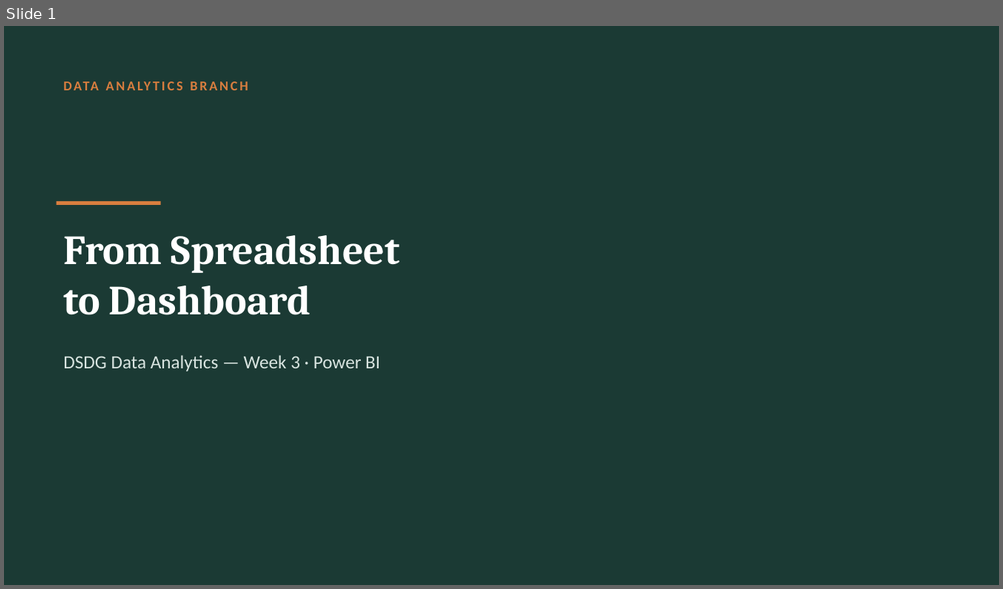
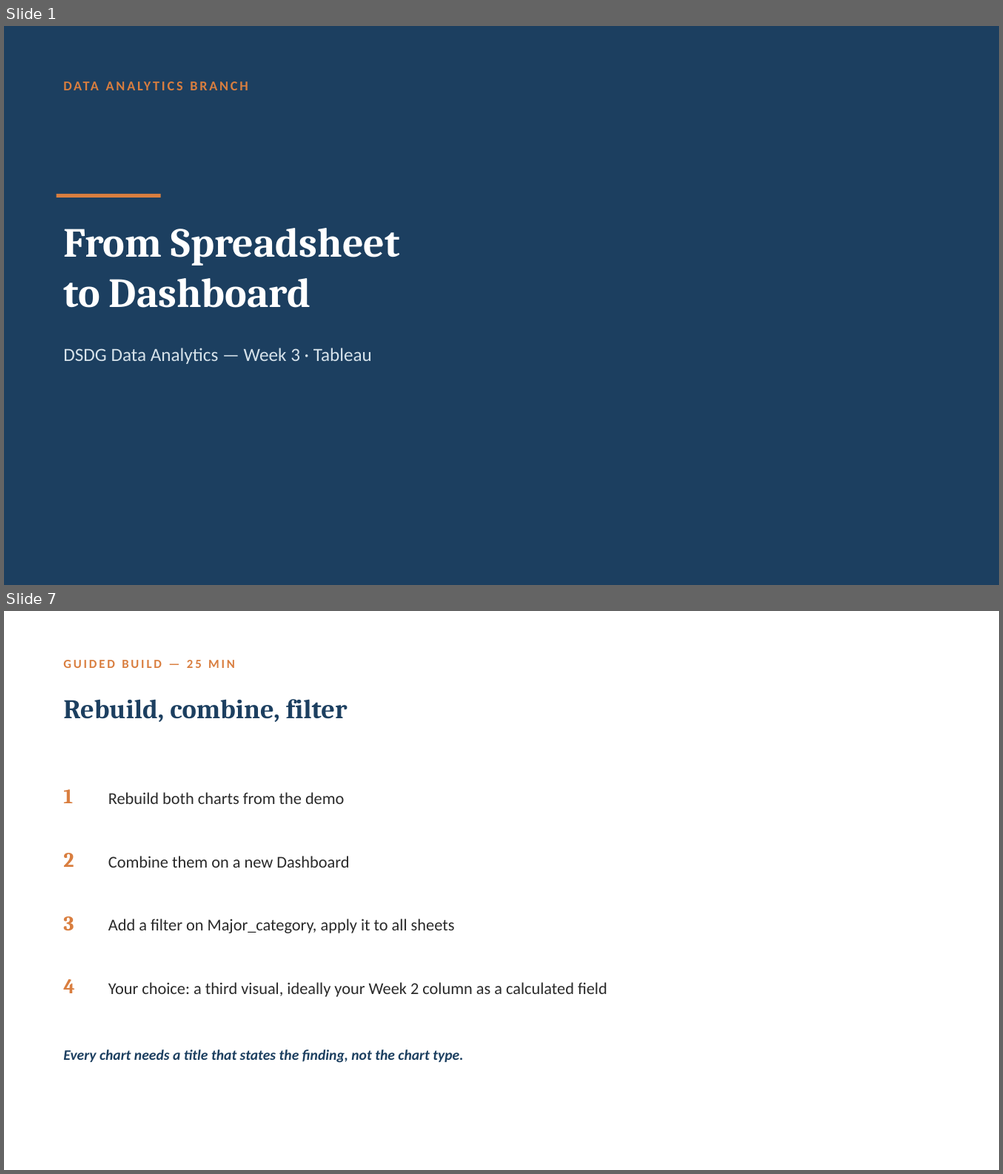
Before and after one commit to Zahi-Rahman/DSDG-Data-Analytics-Branch, a slide deck: week-03-tableau/slides/week-03-slides.pptx. Shown one above the other, each under a label of ours: slide 1 before the commit, slides 1 and 7 after it; the slides between them are not shown. The pictures are 1003x589 and 1003x1174 pixels, drawn with LibreOffice and Linux fonts; fonts in the diff are those of the drawing. Boxes give left, top, right and bottom in pixels: in the first picture for what was removed or moved away, otherwise in the second. Text is boxed around its words. In the diff, an @@ line names an element or a change of style, - is before the commit and + after.

Commit message:
Migrate Week 3 from Power BI to Tableau, add dashboard design section and cheat sheet

```diff
--- a/week-03-tableau/slides/week-03-slides.pptx
+++ b/week-03-tableau/slides/week-03-slides.pptx
@@ slide 7 added at (4, 611, 999, 1170), background #FFFFFF @@
@@ text added at (63, 660, 235, 668), 12 pt, text #D97E3F, bold @@
+GUIDED BUILD — 25 MIN
@@ text added at (63, 699, 347, 722), 26 pt, text #1C3F60, bold @@
+Rebuild, combine, filter
@@ text added at (63, 789, 73, 803), 20 pt, text #D97E3F, bold @@
+1
@@ text added at (108, 792, 344, 804), 16 pt, text #2A2A2A @@
+Rebuild both charts from the demo
@@ text added at (63, 853, 74, 867), 20 pt, text #D97E3F, bold @@
+2
@@ text added at (108, 856, 349, 868), 16 pt, text #2A2A2A @@
+Combine them on a new Dashboard
@@ text added at (63, 917, 74, 931), 20 pt, text #D97E3F, bold @@
+3
@@ text added at (108, 919, 455, 934), 16 pt, text #2A2A2A @@
+Add a filter on Major_category, apply it to all sheets
@@ text added at (63, 980, 74, 994), 20 pt, text #D97E3F, bold @@
+4
@@ text added at (108, 982, 607, 997), 16 pt, text #2A2A2A @@
+Your choice: a third visual, ideally your Week 2 column as a calculated field
@@ text added at (63, 1050, 463, 1063), 14 pt, text #1C3F60, bold, italic @@
+Every chart needs a title that states the finding, not the chart type.
@@ slide 1 changed as well @@
@@ background #1B3A34 to #1C3F60 @@
@@ rectangle: place and size @@
-rectangle at (57, 201, 161, 205)
+rectangle at (57, 194, 161, 198)
@@ text "From Spreadsheet": place and size @@
-text "From Spreadsheet" at (63, 235, 400, 315)
+text "From Spreadsheet" at (63, 228, 400, 308)
@@ text at (63, 348, 372, 361): text changed; text colour #D8E4E0 to #D6E2EA @@
-DSDG Data Analytics — Week 3 · Power BI
+DSDG Data Analytics — Week 3 · Tableau
```
Also in this commit, not shown: 6 other slides added, 6 slides removed, 4 other files.
